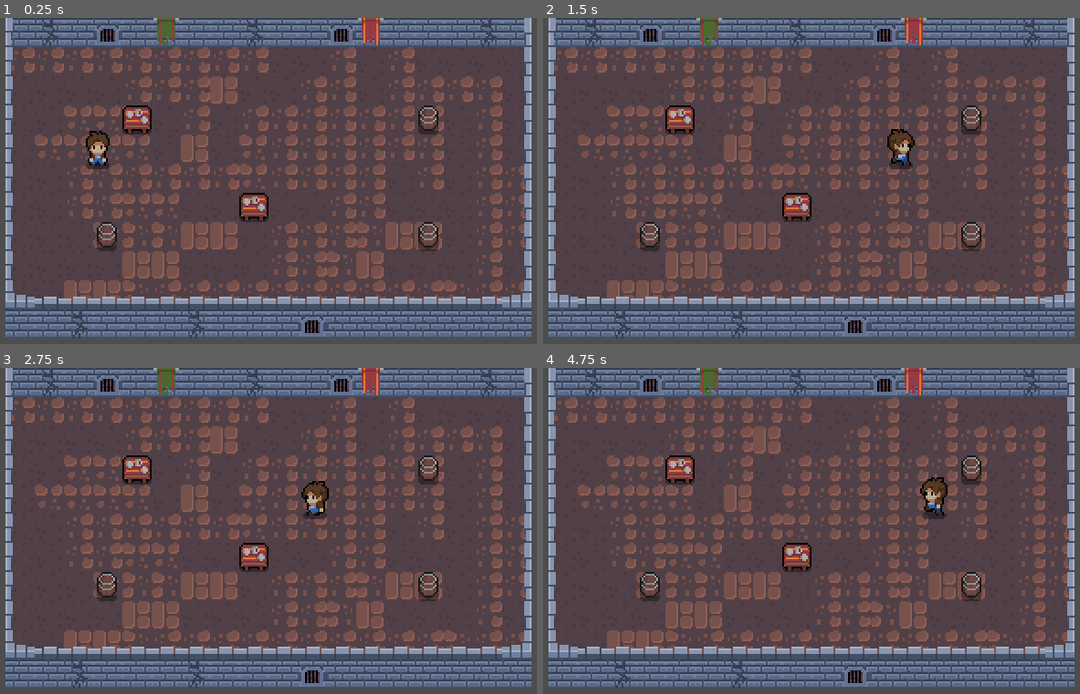
Above: before the commit, frames 1-4 (two rows, left to right).
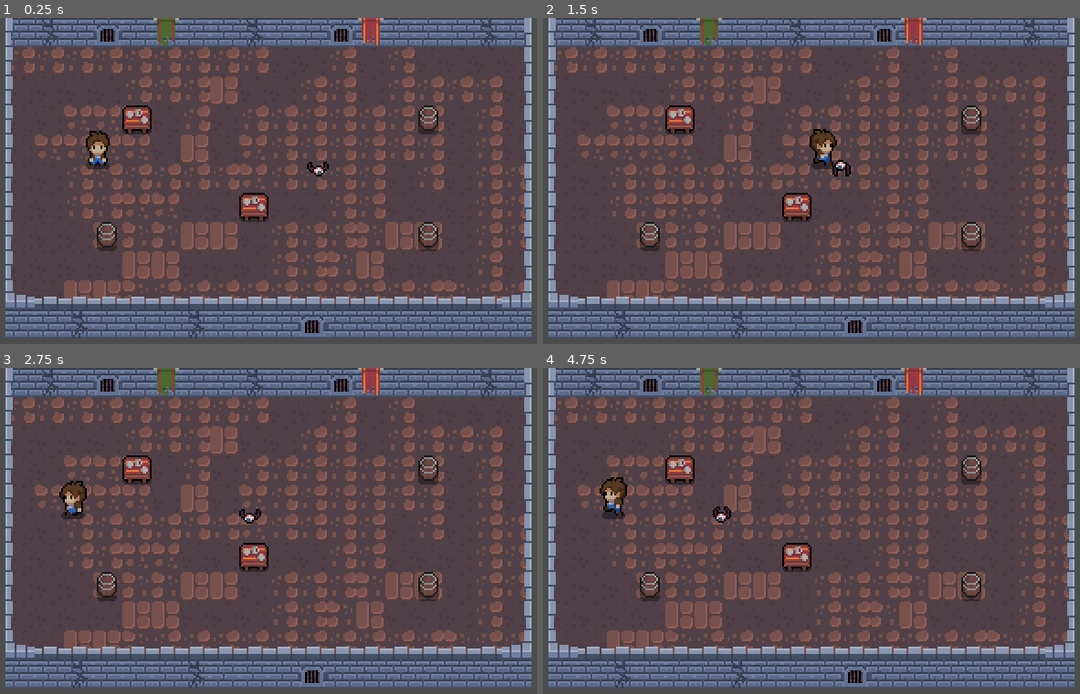
Above: after the commit, the same moments.

Repository: AlayandeWork/Micro-Knight
Game: Godot game, scene res://World/Level/level.tscn
The game is run twice, just before and just after one commit, with the same random seed, the same clock (stepped at 60 frames per second) and the same inputs.
Inputs:
- Up to frame 1 (0.25 s): no input
- Up to frame 2 (1.5 s): tap Enter (ui_accept) at 0.5, 0.6, 0.77, 1.07, 1.35 s; hold Right (ui_right) from 0.53 s (still down)
- Up to frame 3 (2.75 s): tap Enter (ui_accept) at 1.52, 1.82, 2.1 s; release Right (ui_right) at 2.03 s; hold Left (ui_left) from 2.03 s (still down)
- Up to frame 4 (4.75 s): release Left (ui_left) at 2.78 s; hold Right (ui_right) 2.78-4.28 s; tap Enter (ui_accept) at 2.85, 3.02, 3.32, 3.6, 3.77, 4.07, 4.35, 4.52 s; hold Left (ui_left) from 4.28 s (still down)

The runs differ from the first frame. In frame 1, 0.1% of the frame differs, in the area x 57-62%, y 44-49%; in frame 2, 1.1%; in frame 3, 1.0%; in frame 4, 1.1%, in the area x 10-76%, y 33-48%.

Commit message:
Updates
1. Enemy follows player
2. Enemy Y-Sorting
3. Enemy collides with player

Diff:
--- a/Enemy/enemy.gd
+++ b/Enemy/enemy.gd
@@ -1,28 +1,29 @@
 extends CharacterBody2D
 
+var playerIsChasing = false;
+var enemySpeed = 50;
+var player = null
 
-const SPEED = 300.0
-const JUMP_VELOCITY = -400.0
-
-# Get the gravity from the project settings to be synced with RigidBody nodes.
-var gravity = ProjectSettings.get_setting("physics/2d/default_gravity")
+func _physics_process(delta):
+	if playerIsChasing:
+		position += (player.position - position)/enemySpeed
+		$AnimatedSprite2D.play("enemy_run")
 
 
-func _physics_process(delta):
-	# Add the gravity.
-	if not is_on_floor():
-		velocity.y += gravity * delta
+		if (player.position.x - position.x)<0:
+			$AnimatedSprite2D.flip_h = true
+		else:
+			$AnimatedSprite2D.flip_h = false
 
-	# Handle jump.
-	if Input.is_action_just_pressed("ui_accept") and is_on_floor():
-		velocity.y = JUMP_VELOCITY
 
-	# Get the input direction and handle the movement/deceleration.
-	# As good practice, you should replace UI actions with custom gameplay actions.
-	var direction = Input.get_axis("ui_left", "ui_right")
-	if direction:
-		velocity.x = direction * SPEED
 	else:
-		velocity.x = move_toward(velocity.x, 0, SPEED)
+		$AnimatedSprite2D.play("enemy_idle")
 
-	move_and_slide()
+func _on_enemy_detection_body_entered(body):
+	player = body
+	playerIsChasing = true
+
+
+func _on_enemy_detection_body_exited(body):
+	player = null
+	playerIsChasing = false
--- a/Enemy/enemy.tscn
+++ b/Enemy/enemy.tscn
@@ -107,17 +107,19 @@
 }]
 
 [sub_resource type="CircleShape2D" id="CircleShape2D_e710r"]
-radius = 27.0185
+radius = 48.0
 
 [sub_resource type="CircleShape2D" id="CircleShape2D_dhkb6"]
 radius = 6.08276
 
-[node name="Enemy" type="CharacterBody2D"]
+[node name="enemy" type="CharacterBody2D"]
+collision_layer = 4
+collision_mask = 3
 script = ExtResource("1_dki6w")
 
 [node name="AnimatedSprite2D" type="AnimatedSprite2D" parent="."]
 sprite_frames = SubResource("SpriteFrames_7yanx")
-animation = &"enemy_idle"
+animation = &"enemy_run"
 
 [node name="enemyDetection" type="Area2D" parent="."]
 collision_layer = 4
@@ -127,3 +129,6 @@
 
 [node name="CollisionShape2D" type="CollisionShape2D" parent="."]
 shape = SubResource("CircleShape2D_dhkb6")
+
+[connection signal="body_entered" from="enemyDetection" to="." method="_on_enemy_detection_body_entered"]
+[connection signal="body_exited" from="enemyDetection" to="." method="_on_enemy_detection_body_exited"]
--- a/World/Level/level.tscn
+++ b/World/Level/level.tscn
@@ -1,9 +1,10 @@
-[gd_scene load_steps=8 format=3 uid="uid://depybkqc084yf"]
+[gd_scene load_steps=9 format=3 uid="uid://depybkqc084yf"]
 
 [ext_resource type="Script" path="res://World/Level/level.gd" id="1_mkonj"]
 [ext_resource type="PackedScene" uid="uid://cs4fi7sgd5h3c" path="res://Player/player.tscn" id="1_vrv5x"]
 [ext_resource type="Texture2D" uid="uid://4fy24dcseiw5" path="res://World/Resources/full spritesheet.png" id="2_om3vd"]
 [ext_resource type="Texture2D" uid="uid://matatknynsq7" path="res://World/Resources/full tilemap.png" id="3_4i0yg"]
+[ext_resource type="PackedScene" uid="uid://bsffsxoaothbb" path="res://Enemy/enemy.tscn" id="5_bpbp1"]
 
 [sub_resource type="TileSetAtlasSource" id="TileSetAtlasSource_34fvd"]
 texture = ExtResource("2_om3vd")
@@ -734,6 +735,7 @@
 
 [sub_resource type="TileSet" id="TileSet_wt28m"]
 physics_layer_0/collision_layer = 2
+physics_layer_0/collision_mask = 0
 sources/0 = SubResource("TileSetAtlasSource_34fvd")
 sources/1 = SubResource("TileSetAtlasSource_ndx5g")
 
@@ -758,3 +760,6 @@
 
 [node name="player" parent="." instance=ExtResource("1_vrv5x")]
 position = Vector2(66, 81)
+
+[node name="enemy" parent="." instance=ExtResource("5_bpbp1")]
+position = Vector2(187, 83)
